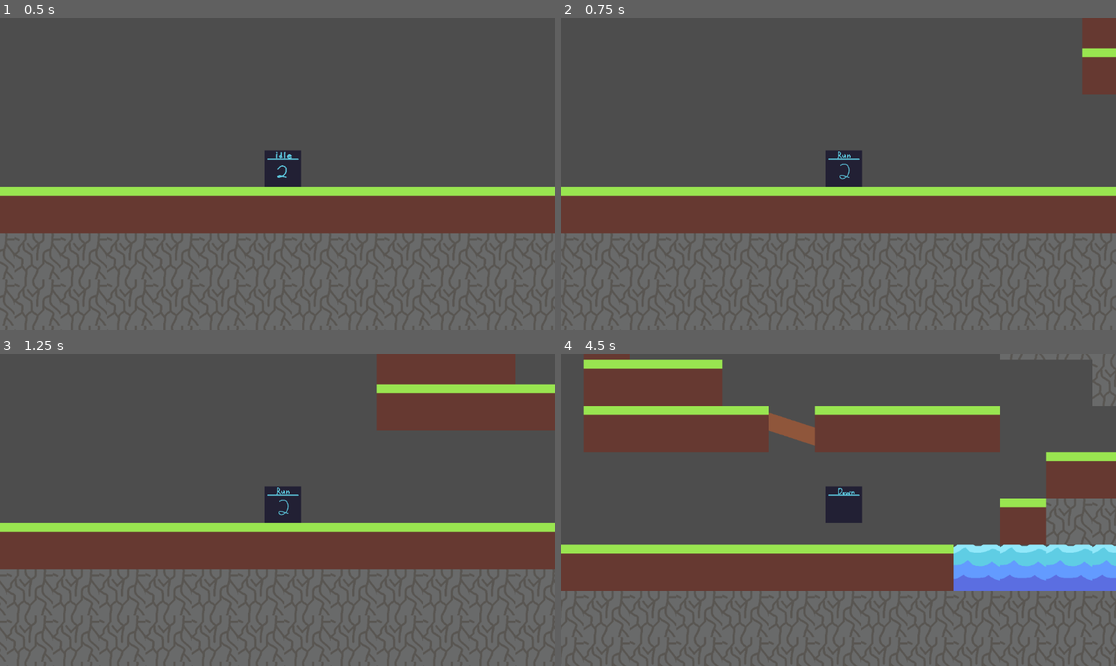
Above: before the commit, frames 1-4 (two rows, left to right).
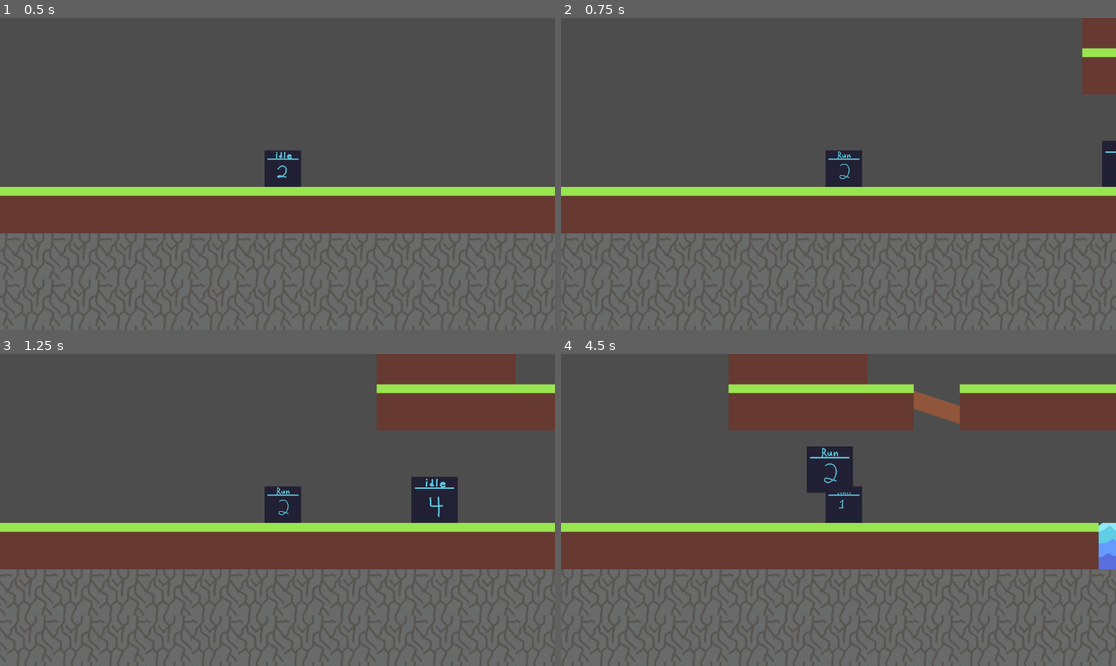
Above: after the commit, the same moments.

Repository: JSilva95307/GodotTechDemo
Game: Godot game, scene res://Scenes/level_1.tscn
Same seed, same stepped clock (60 frames per second), same inputs: the game is played once before the commit and once after it.
Inputs:
- Up to frame 1 (0.5 s): no input
- Up to frame 2 (0.75 s): tap Enter (ui_accept) at 0.5, 0.6 s; hold Right (Player_Right) from 0.53 s (still down)
- Up to frame 3 (1.25 s): keep holding Right (Player_Right); tap Space (Player_Jump) at 0.77, 0.8, 1.07 s
- Up to frame 4 (4.5 s): tap Space (Player_Jump) at 1.35, 1.52, 1.82, 2.3, 3.02, 3.32, 3.77, 3.8, 4.07, 4.35 s; tap Enter (ui_accept) at 1.55, 2.85, 3.6 s; release Right (Player_Right) at 2.03 s; hold Left (Player_Left) 2.03-2.78 s; tap Shift (Player_Dash) at 2.1 s; hold Right (Player_Right) 2.78-4.28 s; hold Left (Player_Left) from 4.28 s (still down)

Frame 1 is identical in both runs. In frame 2, 0.4% of the frame differs, in the area x 97-100%, y 39-55%; in frame 3, 1.2%; in frame 4, 44%, in the area x 0-100%, y 0-76%.

Commit message:
enemy
enemy slime jumps to kill

Diff:
--- /dev/null
+++ b/Assets/States/EnemyStates/EnemyFollow.gd
@@ -0,0 +1,38 @@
+extends State
+class_name  EnemyFollow
+
+@export var enemy : CharacterBody2D
+@export var move_speed := 50
+@export var animation : AnimationPlayer
+
+var player : CharacterBody2D
+var distance : Vector2
+
+func Enter():
+	#check to see if state is following
+	print("follow")
+	animation.play("run")
+	player = get_tree().get_first_node_in_group("Player")
+
+func Physics_Update(delta:float):
+	#check the direction the enemy needs to move
+	var direction = player.global_position.x - enemy.global_position.x
+	#check the distance from the player
+	distance = player.global_position - enemy.global_position
+	#how far away before stopping
+	if distance.length() > 50:
+		#set the velocity
+		enemy.velocity.x = direction * move_speed * delta
+	else:
+		#slow down once reaching the player
+		enemy.velocity = Vector2()
+
+	ChangeState(800,"idle")
+	if distance.length()  < 300:
+		#print("change state to " + stateName)
+		Transitioned.emit(self, "attack")
+
+func ChangeState(length: int, stateName: String):
+	if distance.length()  > length:
+		#print("change state to " + stateName)
+		Transitioned.emit(self, stateName)
--- /dev/null
+++ b/Assets/States/EnemyStates/EnemyIdle.gd
@@ -0,0 +1,51 @@
+extends State
+class_name  EnemyIdle
+
+@export var enemy : CharacterBody2D
+@export var move_speed := 5000
+@export var animation : AnimationPlayer
+@export var check_floor: RayCast2D
+@export var check_wall : RayCast2D
+
+var player : CharacterBody2D
+var move_direction : Vector2
+
+
+#wander in a random direction for a random time
+func wander():
+		#chekc if there is a floor if there is change direction
+	if move_direction.x >0:
+		check_floor.position.x =75
+		if not check_floor.is_colliding() or check_wall.is_colliding() :
+			move_direction.x = -1
+			check_floor.position.x =-75
+			check_wall.position.x = -75
+			check_wall.rotation = deg_to_rad(-180)
+	elif move_direction.x <0:
+		check_floor.position.x =-75
+		if not check_floor.is_colliding() or check_wall.is_colliding() :
+			move_direction.x = 1
+			check_floor.position.x =75
+			check_wall.position.x = 75
+			check_wall.rotation = 0
+
+#enter idle state
+func Enter():
+	#testing change state
+	move_direction.x =1
+	animation.play("Idle")
+	player = get_tree().get_first_node_in_group("Player")
+	wander()
+
+func Update(_delta: float):
+		wander()
+
+
+func Physics_Update(_delta : float):
+	#update the wander to move the character
+	if enemy:
+		enemy.velocity = move_direction * move_speed * _delta
+		var direction = player.global_position - enemy.global_position
+		#check to see if it needs to change state
+		if direction.length() < 300:
+			Transitioned.emit(self, "follow")
--- /dev/null
+++ b/Assets/States/EnemyStates/SlimeAttackState.gd
@@ -0,0 +1,63 @@
+extends State
+class_name  SlimeAttack
+
+@export var enemy : CharacterBody2D
+@export var move_speed := 50
+@export var animation : AnimationPlayer
+@export var cooldown : float
+@export var jump_heigth : float
+@export var jump_time_to_peak: float
+@export var jump_time_to_descent : float
+@export var Check_floor : RayCast2D
+
+@onready var jump_velocity :float = ((2.0*  jump_heigth) / jump_time_to_peak) *-1
+@onready var jump_gravity: float = ((-2.0*  jump_heigth) / (jump_time_to_peak * jump_time_to_peak)) *-1
+@onready var fall_gravity: float  = ((-2.0*  jump_heigth) / (jump_time_to_descent  * jump_time_to_descent)) *-1
+
+var is_ready:bool = true
+var player : CharacterBody2D
+var distance : Vector2
+
+
+func Enter():
+	#check to see if state is following
+
+	print("Attack")
+	player = get_tree().get_first_node_in_group("Player")
+
+
+
+
+
+func Physics_Update(delta:float):
+	print(is_ready)
+	enemy.velocity.y += fall_gravity * delta
+	distance = enemy.global_position - player.global_position;
+
+	if distance.length() < 300 and is_ready and Check_floor.is_colliding():
+		print("Attacking")
+		animation.play("Attack")
+		is_ready= false
+		jump(delta)
+		$CooldownTimer.start()
+
+
+	ChangeState(is_ready, "follow"	)
+
+
+func ChangeState(isOnCooldown: bool, stateName: String):
+	if not isOnCooldown:
+		#print("change state to " + stateName)
+		Transitioned.emit(self, stateName)
+
+
+func _on_cooldown_timer_timeout() -> void:
+	is_ready = true
+	print(is_ready)
+
+
+func get_gravity():
+	return jump_gravity if enemy.velocity.y <0.0 else fall_gravity
+
+func jump(delta:float):
+	enemy.velocity.y =jump_velocity
--- a/Scenes/Player.tscn
+++ b/Scenes/Player.tscn
@@ -120,7 +120,7 @@
 "RESET": SubResource("Animation_5hxku")
 }
 
-[node name="PlayerBody" type="CharacterBody2D"]
+[node name="PlayerBody" type="CharacterBody2D" groups=["Player"]]
 position = Vector2(0, -47)
 scale = Vector2(4.64, 4.64)
 script = ExtResource("1_mm5sl")
--- /dev/null
+++ b/Scenes/StateMachine.gd
@@ -0,0 +1,37 @@
+extends Node
+
+@export var initial_state : State
+var current_state : State
+var states:Dictionary={}
+
+func _ready() -> void:
+	for child in get_children():
+		if child is State:
+			states[child.name.to_lower()] = child
+			child.Transitioned.connect(on_child_transitioned)
+		if initial_state:
+			initial_state.Enter()
+			current_state = initial_state
+
+func _process(delta: float) -> void:
+	if current_state:
+		current_state.Update(delta)
+
+func _physics_process(delta: float) -> void:
+		if current_state:
+			current_state.Physics_Update(delta)
+
+func on_child_transitioned(state, new_state_name):
+	if state != current_state:
+		return
+
+	var new_state = states.get(new_state_name.to_lower())
+
+	if !new_state:
+		return
+
+	if current_state:
+		current_state.Exit()
+
+	new_state.Enter()
+	current_state = new_state
--- a/Scenes/level_1.tscn
+++ b/Scenes/level_1.tscn
@@ -1,7 +1,8 @@
-[gd_scene load_steps=5 format=4 uid="uid://bgw8x53ln2rp7"]
+[gd_scene load_steps=6 format=4 uid="uid://bgw8x53ln2rp7"]
 
 [ext_resource type="PackedScene" uid="uid://cqs05ujvangep" path="res://Scenes/Player.tscn" id="1_tpfrc"]
 [ext_resource type="Texture2D" uid="uid://wo87ovqcox61" path="res://Assets/Sprites/Ground Tiles.png" id="2_f0h8e"]
+[ext_resource type="PackedScene" uid="uid://bumhc21ve4agw" path="res://Scenes/slime.tscn" id="3_ooy25"]
 
 [sub_resource type="TileSetAtlasSource" id="TileSetAtlasSource_lelxj"]
 texture = ExtResource("2_f0h8e")
@@ -37,6 +38,9 @@
 scale = Vector2(1.2069, 1.2069)
 zoom = Vector2(0.75, 0.75)
 
+[node name="Slime" parent="." instance=ExtResource("3_ooy25")]
+position = Vector2(1172, 242)
+
 [node name="TileMapLayer" type="TileMapLayer" parent="."]
 position = Vector2(88, 44)
 tile_map_data = PackedByteArray("AAACAAIAAAAAAAAAAAADAAIAAAAAAAAAAAABAAIAAAAAAAAAAAAAAAIAAAAAAAAAAAD//wIAAAAAAAAAAAD+/w …(6560 unchanged characters)…
--- /dev/null
+++ b/Scenes/slime.gd
@@ -0,0 +1,14 @@
+extends CharacterBody2D
+class_name Slime
+
+
+func _physics_process(delta: float) -> void:
+
+	if not is_on_floor():
+		velocity += get_gravity() * delta*20
+	move_and_slide()
+
+	if velocity.x >0:
+		$Sprite2D.flip_h =false
+	else:
+		$Sprite2D.flip_h =true
--- /dev/null
+++ b/Scenes/slime.tscn
@@ -0,0 +1,163 @@
+[gd_scene load_steps=14 format=3 uid="uid://bumhc21ve4agw"]
+
+[ext_resource type="Script" path="res://Scenes/slime.gd" id="1_4m5wx"]
+[ext_resource type="Texture2D" uid="uid://bvuy8mao3eb5m" path="res://Assets/Sprites/PlayerPlaceholder_SpriteSheet.png" id="1_n08ie"]
+[ext_resource type="Script" path="res://Scenes/StateMachine.gd" id="3_dchdp"]
+[ext_resource type="Script" path="res://Assets/States/EnemyStates/EnemyIdle.gd" id="4_oyaq3"]
+[ext_resource type="Script" path="res://Assets/States/EnemyStates/SlimeAttackState.gd" id="5_6mbw2"]
+[ext_resource type="Script" path="res://Assets/States/EnemyStates/EnemyFollow.gd" id="5_r4rcu"]
+
+[sub_resource type="Animation" id="Animation_wrnv1"]
+resource_name = "Attack"
+length = 0.5
+step = 0.1
+tracks/0/type = "value"
+tracks/0/imported = false
+tracks/0/enabled = true
+tracks/0/path = NodePath(".:frame")
+tracks/0/interp = 1
+tracks/0/loop_wrap = true
+tracks/0/keys = {
+"times": PackedFloat32Array(0, 0.1, 0.2, 0.3),
+"transitions": PackedFloat32Array(1, 1, 1, 1),
+"update": 1,
+"values": [12, 13, 14, 15]
+}
+
+[sub_resource type="Animation" id="Animation_8ppmd"]
+resource_name = "Idle"
+length = 1.5
+loop_mode = 1
+step = 0.1
+tracks/0/type = "value"
+tracks/0/imported = false
+tracks/0/enabled = true
+tracks/0/path = NodePath(".:frame")
+tracks/0/interp = 1
+tracks/0/loop_wrap = true
+tracks/0/keys = {
+"times": PackedFloat32Array(0, 0.3, 0.6, 1),
+"transitions": PackedFloat32Array(1, 1, 1, 1),
+"update": 1,
+"values": [0, 1, 2, 3]
+}
+
+[sub_resource type="Animation" id="Animation_16uoy"]
+length = 0.001
+tracks/0/type = "value"
+tracks/0/imported = false
+tracks/0/enabled = true
+tracks/0/path = NodePath(".:frame")
+tracks/0/interp = 1
+tracks/0/loop_wrap = true
+tracks/0/keys = {
+"times": PackedFloat32Array(0),
+"transitions": PackedFloat32Array(1),
+"update": 1,
+"values": [1]
+}
+
+[sub_resource type="Animation" id="Animation_f7tea"]
+resource_name = "run"
+length = 0.8
+loop_mode = 1
+step = 0.1
+tracks/0/type = "value"
+tracks/0/imported = false
+tracks/0/enabled = true
+tracks/0/path = NodePath(".:frame")
+tracks/0/interp = 1
+tracks/0/loop_wrap = true
+tracks/0/keys = {
+"times": PackedFloat32Array(0, 0.2, 0.3, 0.4, 0.5, 0.6),
+"transitions": PackedFloat32Array(1, 1, 1, 1, 1, 1),
+"update": 1,
+"values": [4, 5, 6, 7, 8, 9]
+}
+
+[sub_resource type="AnimationLibrary" id="AnimationLibrary_hc00a"]
+_data = {
+"Attack": SubResource("Animation_wrnv1"),
+"Idle": SubResource("Animation_8ppmd"),
+"RESET": SubResource("Animation_16uoy"),
+"run": SubResource("Animation_f7tea")
+}
+
+[sub_resource type="GDScript" id="GDScript_5gatw"]
+script/source = "extends Timer
+
+
+# Called when the node enters the scene tree for the first time.
+func _ready() -> void:
+	pass # Replace with function body.
+
+
+# Called every frame. 'delta' is the elapsed time since the previous frame.
+func _process(delta: float) -> void:
+	pass
+"
+
+[sub_resource type="CircleShape2D" id="CircleShape2D_kj6fs"]
+radius = 63.1269
+
+[node name="Slime" type="CharacterBody2D"]
+script = ExtResource("1_4m5wx")
+
+[node name="AnimationPlayer" type="AnimationPlayer" parent="."]
+root_node = NodePath("../Sprite2D")
+libraries = {
+"": SubResource("AnimationLibrary_hc00a")
+}
+autoplay = "Idle"
+
+[node name="StateMachine" type="Node" parent="." node_paths=PackedStringArray("initial_state")]
+script = ExtResource("3_dchdp")
+initial_state = NodePath("Idle")
+
+[node name="Idle" type="Node" parent="StateMachine" node_paths=PackedStringArray("enemy", "animation", "check_floor", "check_wall")]
+script = ExtResource("4_oyaq3")
+enemy = NodePath("../..")
+animation = NodePath("../../AnimationPlayer")
+check_floor = NodePath("../../Check_Floor")
+check_wall = NodePath("../../Check_Wall")
+
+[node name="Follow" type="Node" parent="StateMachine" node_paths=PackedStringArray("enemy", "animation")]
+script = ExtResource("5_r4rcu")
+enemy = NodePath("../..")
+animation = NodePath("../../AnimationPlayer")
+
+[node name="Attack" type="Node" parent="StateMachine" node_paths=PackedStringArray("enemy", "animation", "Check_floor")]
+script = ExtResource("5_6mbw2")
+enemy = NodePath("../..")
+animation = NodePath("../../AnimationPlayer")
+cooldown = 3.0
+jump_heigth = 999.0
+jump_time_to_peak = 0.8
+jump_time_to_descent = 1.0
+Check_floor = NodePath("../../Check_Floor")
+
+[node name="CooldownTimer" type="Timer" parent="StateMachine/Attack"]
+wait_time = 2.0
+one_shot = true
+script = SubResource("GDScript_5gatw")
+
+[node name="Sprite2D" type="Sprite2D" parent="."]
+texture = ExtResource("1_n08ie")
+hframes = 5
+vframes = 5
+frame = 1
+
+[node name="CollisionShape2D" type="CollisionShape2D" parent="."]
+shape = SubResource("CircleShape2D_kj6fs")
+
+[node name="Check_Floor" type="RayCast2D" parent="."]
+position = Vector2(68, -2)
+target_position = Vector2(0, 109)
+collide_with_areas = true
+
+[node name="Check_Wall" type="RayCast2D" parent="."]
+position = Vector2(63, 2)
+target_position = Vector2(43, -2)
+collide_with_areas = true
+
+[connection signal="timeout" from="StateMachine/Attack/CooldownTimer" to="StateMachine/Attack" method="_on_cooldown_timer_timeout"]
--- /dev/null
+++ b/character_body_2d.gd
@@ -0,0 +1,24 @@
+extends CharacterBody2D
+
+
+const SPEED = 300.0
+const JUMP_VELOCITY = -400.0
+
+
+func _physics_process(delta: float) -> void:
+	# Add the gravity.
+
+
+	# Handle jump.
+	if Input.is_action_just_pressed("ui_accept") and is_on_floor():
+		velocity.y = JUMP_VELOCITY
+
+	# Get the input direction and handle the movement/deceleration.
+	# As good practice, you should replace UI actions with custom gameplay actions.
+	var direction := Input.get_axis("ui_left", "ui_right")
+	if direction:
+		velocity.x = direction * SPEED
+	else:
+		velocity.x = move_toward(velocity.x, 0, SPEED)
+
+	move_and_slide()
Not shown, added: Scenes/sli53D9.tmp
Not shown, added: Scenes/sliB113.tmp
